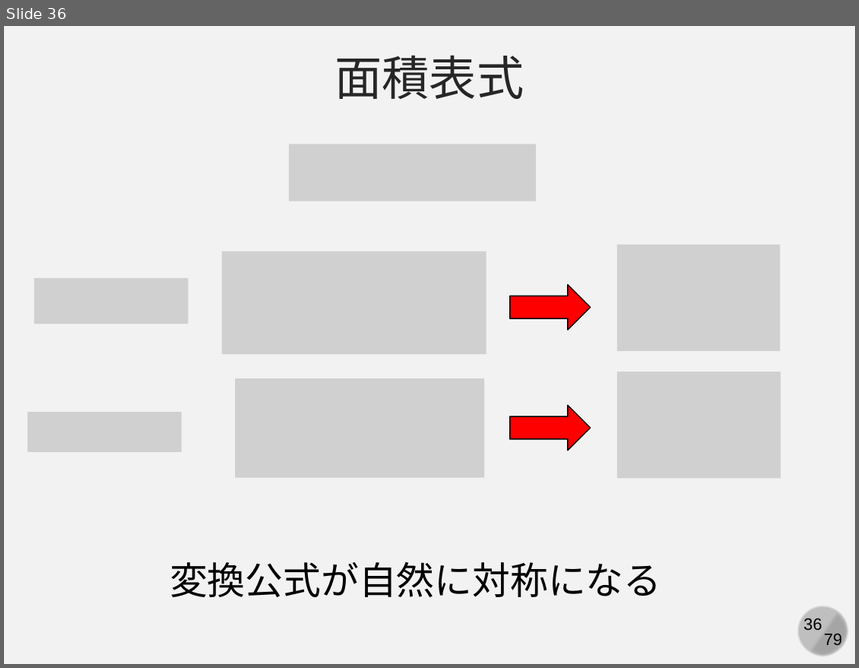
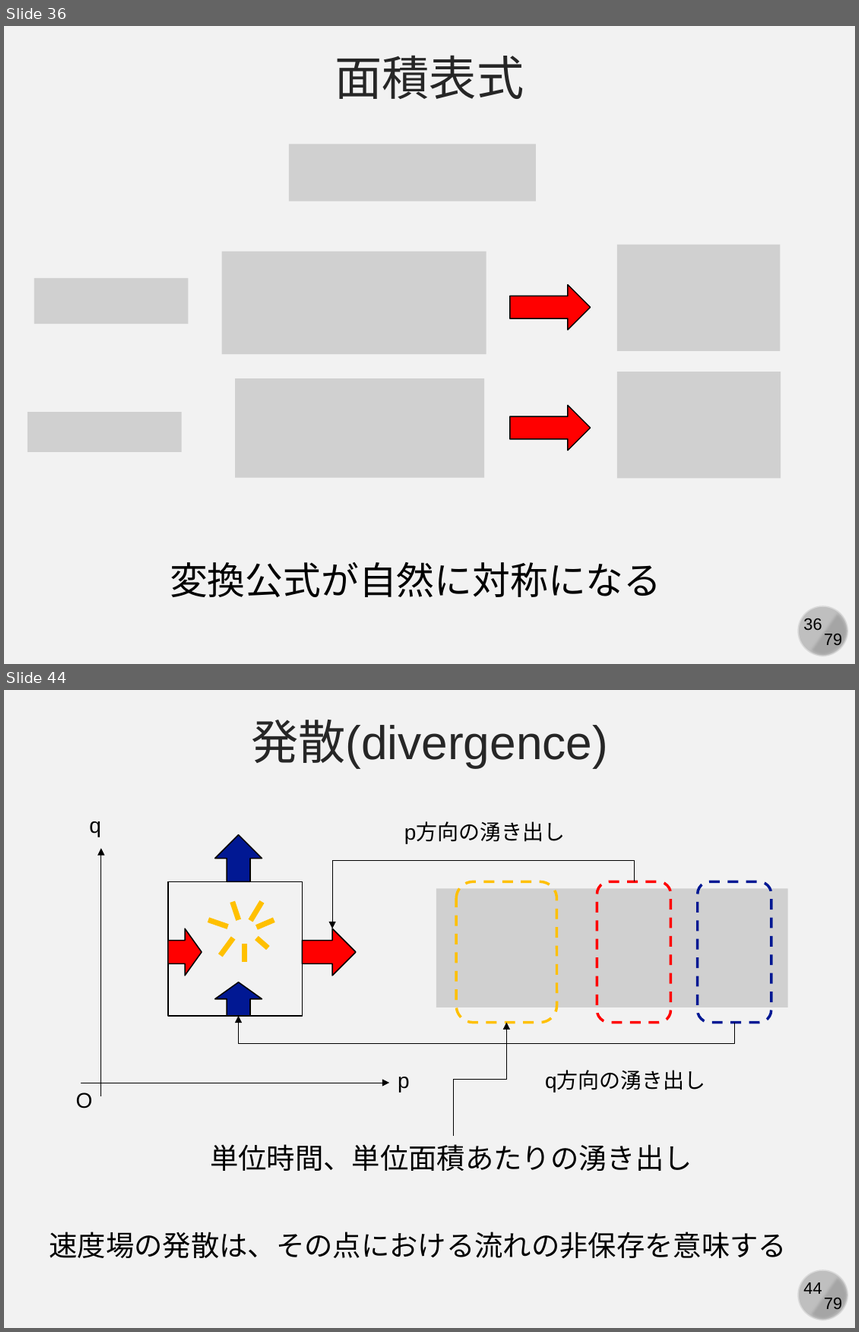
Before and after one commit to kaityo256/simulation_engineering, a slide deck: 05_md_basic/simulation05.pptx. Shown one above the other, each under a label of ours: slide 36 before the commit, slides 36 and 44 after it; the slides between them are not shown. The pictures are 859x668 and 859x1332 pixels, drawn with LibreOffice and Linux fonts; fonts in the diff are those of the drawing; grey boxes stand for pictures. Boxes give left, top, right and bottom in pixels: in the first picture for what was removed or moved away, otherwise in the second. Text is boxed around its words. In the diff, an @@ line names an element or a change of style, - is before the commit and + after.

```diff
--- a/05_md_basic/simulation05.pptx
+++ b/05_md_basic/simulation05.pptx
@@ slide 44 added at box(4, 690, 855, 1328), background #F2F2F2; not listed: 4 template elements that a slide beside it also shows @@
@@ text added at box(251, 720, 608, 769), 40 pt, text #262626 @@
+発散(divergence)
@@ text added at box(89, 821, 101, 837), 18 pt, text #000000 @@
+q
@@ text added at box(405, 823, 566, 844), 18 pt, text #000000 @@
+p方向の湧き出し
@@ arrow added from (101, 1096) to (101, 848), #000000 0.5 pt @@
@@ right arrow added at box(215, 834, 262, 882), fill #011893, outline #000000 1 pt @@
@@ elbow arrow added from (634, 882) to (332, 929), #000000 0.5 pt @@
@@ rectangle added at box(168, 882, 302, 1015), outline #000000 1 pt @@
@@ picture added at box(436, 888, 788, 1008) @@
@@ rounded rectangle added at box(456, 882, 557, 1022), outline #FFC000 2.25 pt dashed @@
@@ rounded rectangle added at box(598, 882, 671, 1022), outline #FF0000 2.25 pt dashed @@
@@ rounded rectangle added at box(698, 882, 772, 1022), outline #011893 2.25 pt dashed @@
@@ right arrow added at box(168, 929, 202, 976), fill #FF0000, outline #000000 1 pt @@
@@ group added at box(208, 902, 274, 962): 7 lines @@
@@ right arrow added at box(302, 929, 356, 976), fill #FF0000, outline #000000 1 pt @@
@@ right arrow added at box(215, 983, 262, 1016), fill #011893, outline #000000 1 pt @@
@@ elbow arrow added from (734, 1023) to (239, 1016), #000000 0.5 pt @@
@@ elbow arrow added from (453, 1137) to (507, 1023), #000000 0.5 pt @@
@@ text added at box(398, 1077, 410, 1092), 18 pt, text #000000 @@
+p
@@ text added at box(545, 1072, 706, 1092), 18 pt, text #000000 @@
+q方向の湧き出し
@@ text added at box(76, 1093, 93, 1109), 18 pt, text #000000 @@
+O
@@ arrow added from (82, 1083) to (389, 1083), #000000 0.5 pt @@
@@ text added at box(210, 1144, 693, 1171), 24 pt, text #000000 @@
+単位時間、単位面積あたりの湧き出し
@@ text added at box(49, 1232, 787, 1258), 24 pt, text #000000 @@
+速度場の発散は、その点における流れの非保存を意味する
```
Also in this commit, not shown: 1 slide changed, 7 other slides added.
